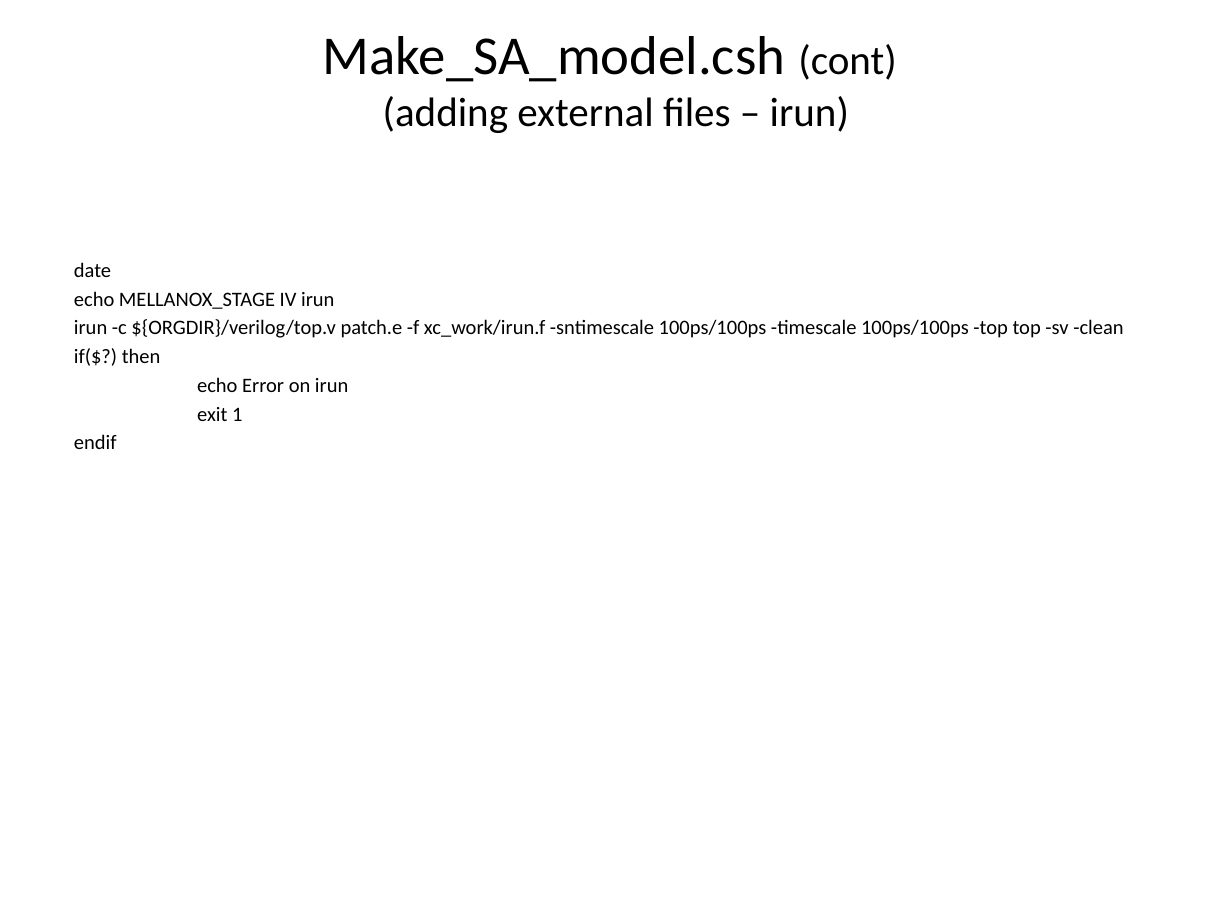
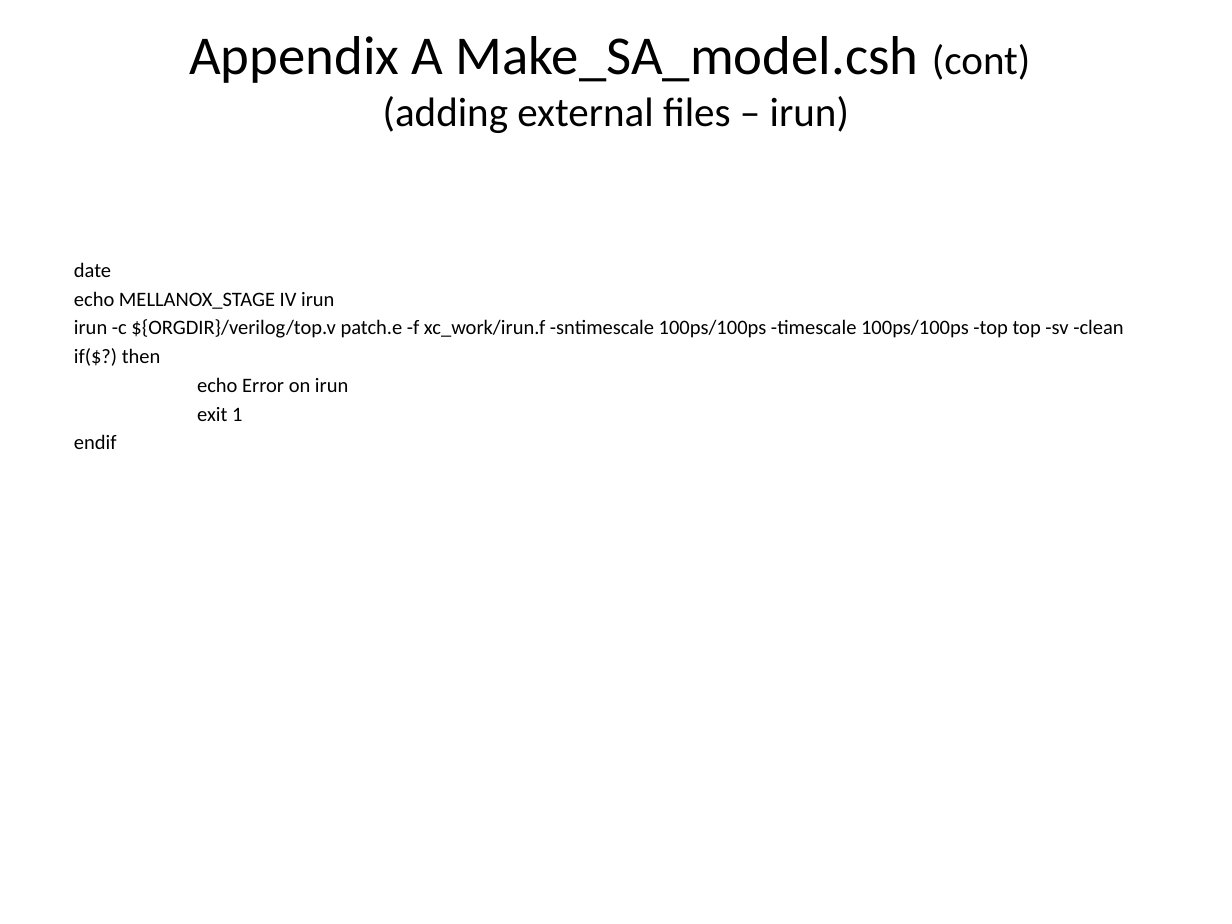
Before and after one commit to zahike/Palladium, a slide deck: slide 16 of Simulation Acceleration tutoria.pptx (slide 13 before the commit). Drawn at 1232x924 pixels with LibreOffice and Linux fonts; fonts in the diff are those of the drawing. Boxes give left, top, right and bottom in pixels: in the first picture for what was removed or moved away, otherwise in the second. Text is boxed around its words. In the diff, an @@ line names an element or a change of style, - is before the commit and + after.

```diff
--- a/Simulation Acceleration tutoria.pptx
+++ b/Simulation Acceleration tutoria.pptx
@@ title at bbox=[189, 36, 1030, 133]: text changed @@
-Make_SA_model.csh (cont)
-(adding external files – irun)
+Appendix A Make_SA_model.csh (cont)
+(adding external files – irun)
```
Also in this commit, not shown: 4 other slides changed, 3 slides added.
